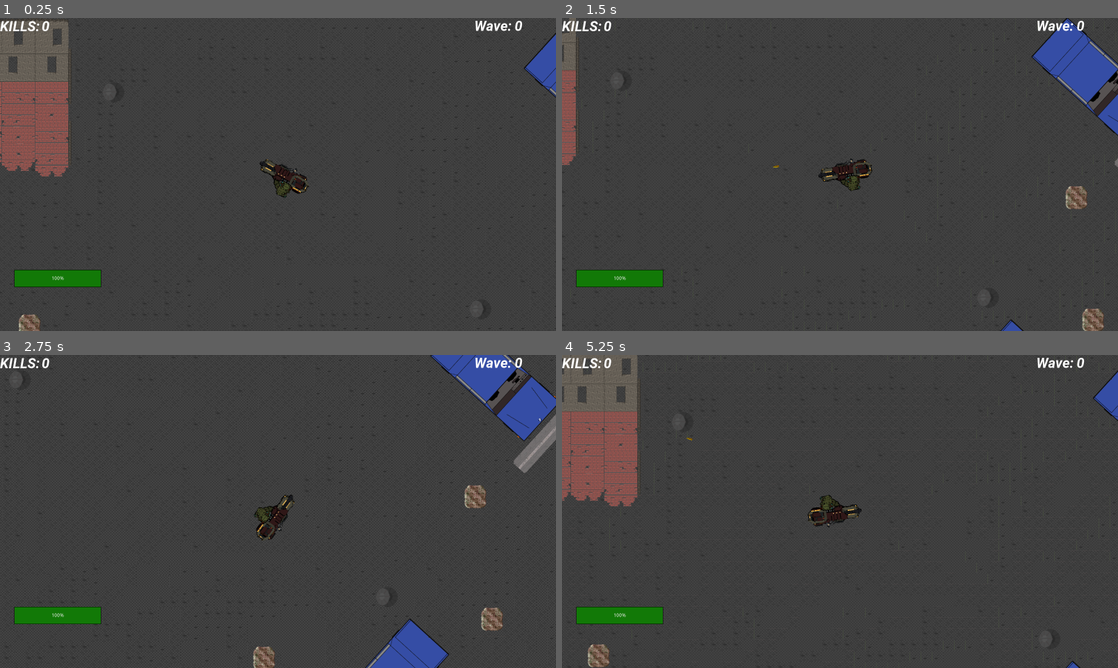
Above: before the commit, frames 1-4 (two rows, left to right).
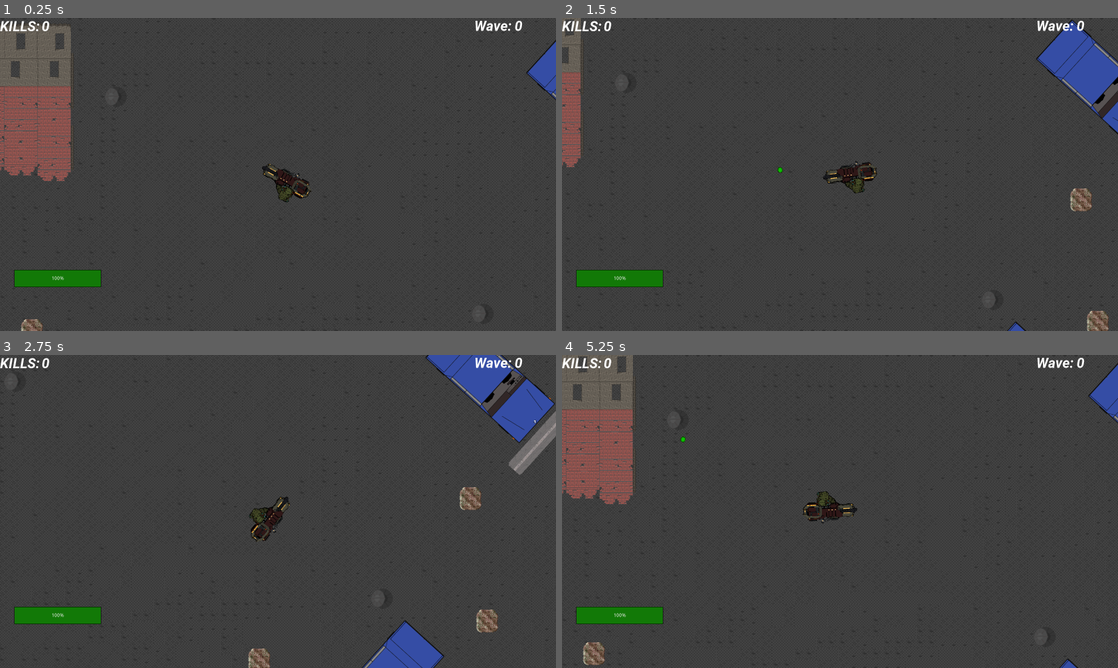
Above: after the commit, the same moments.

Repository: samuelmanolakas/Hellsing-Warewolf-Assault
Game: Godot game, scene res://NemoW/Test_map_sven.tscn
The game is run twice, just before and just after one commit, with the same random seed, the same clock (stepped at 60 frames per second) and the same inputs. This scene is started directly instead of the project's main scene. The engine's default icon, where the game draws it, is replaced by a stand-in: a white triangle on a blue panel in a dark square.
Inputs (mouse positions are in pixels of both pictures, inside the frame that each line leads up to):
- Up to frame 1 (0.25 s): no input
- Up to frame 2 (1.5 s): tap Enter at 0.5 s; move the mouse to (962, 158) at 0.52 s; press the mouse at (962, 158) at 0.53 s; hold D (right) 0.53-1.28 s; move the mouse to (728, 190) at 1.27 s; release the mouse at (728, 190) at 1.28 s; hold S (down) from 1.28 s (still down); click (728, 190) at 1.35 s
- Up to frame 3 (2.75 s): move the mouse to (333, 442) at 2.02 s; release S (down) at 2.03 s; press the mouse at (333, 442) at 2.03 s; hold D (right) from 2.03 s (still down)
- Up to frame 4 (5.25 s): move the mouse to (812, 574) at 2.77 s; release D (right) at 2.78 s; release the mouse at (812, 574) at 2.78 s; hold W (up) 2.78-3.53 s; click (812, 574) at 2.85 s; move the mouse to (1006, 558) at 3.52 s; press the mouse at (1006, 558) at 3.53 s; hold A (left) 3.53-5.03 s; move the mouse to (673, 464) at 4.27 s; release the mouse at (673, 464) at 4.28 s; click (673, 464) at 4.35 s; move the mouse to (867, 511) at 5.02 s; press the mouse at (867, 511) at 5.03 s; hold S (down) from 5.03 s (still down)

The runs differ from the first frame. In frame 1, 3.7% of the frame differs, in the area x 0-100%, y 0-100%; in frame 2, 2.9%; in frame 3, 3.5%; in frame 4, 3.6%.
Error in both runs: Attempt to call function 'get_simple_path' in base 'null instance' on a null instance. (res://Actors/Enemies/Enemy.gd:72)

Commit message:
Changed bullet sprites

Diff:
--- a/Actors/Players/Player.tscn
+++ b/Actors/Players/Player.tscn
@@ -57,7 +57,6 @@
 position = Vector2( -11.3884, -8.5364 )
 
 [node name="Camera2D" type="Camera2D" parent="."]
-position = Vector2( -12.437, -8.18604 )
 current = true
 
 [node name="GUI" parent="." instance=ExtResource( 5 )]
--- a/Global/Bullet/Bullet.tscn
+++ b/Global/Bullet/Bullet.tscn
@@ -1,10 +1,10 @@
 [gd_scene load_steps=4 format=2]
 
-[ext_resource path="res://NemoW/bullet.png" type="Texture" id=1]
+[ext_resource path="res://Graphic/image (5).png" type="Texture" id=1]
 [ext_resource path="res://Global/Bullet/Bullet.gd" type="Script" id=2]
 
 [sub_resource type="RectangleShape2D" id=1]
-extents = Vector2( 1.94088, 5.76812 )
+extents = Vector2( 5.93949, 5.17402 )
 
 [node name="Bullet" type="Area2D"]
 scale = Vector2( 1.3, 1.3 )
@@ -14,12 +14,14 @@
 script = ExtResource( 2 )
 
 [node name="CollisionShape2D" type="CollisionShape2D" parent="."]
+position = Vector2( 1.37193, 0 )
 rotation = 1.5708
 shape = SubResource( 1 )
 
 [node name="Sprite" type="Sprite" parent="."]
-modulate = Color( 1, 0.937255, 0, 1 )
-self_modulate = Color( 1, 0.937255, 0, 1 )
+modulate = Color( 0.294118, 0.870588, 0, 1 )
+self_modulate = Color( 0.168627, 0.886275, 0.0431373, 1 )
+position = Vector2( -6.44808, 0.274388 )
 rotation = 1.5708
 scale = Vector2( 0.09, 0.09 )
 texture = ExtResource( 1 )
--- a/Global/Bullet/Shotgun_bullet/ShotgunBullet.tscn
+++ b/Global/Bullet/Shotgun_bullet/ShotgunBullet.tscn
@@ -1,6 +1,6 @@
 [gd_scene load_steps=4 format=2]
 
-[ext_resource path="res://NemoW/bullet.png" type="Texture" id=1]
+[ext_resource path="res://Graphic/image (5).png" type="Texture" id=1]
 [ext_resource path="res://Global/Bullet/Shotgun_bullet/ShotgunBullet.gd" type="Script" id=2]
 
 [sub_resource type="RectangleShape2D" id=1]
@@ -18,8 +18,9 @@
 shape = SubResource( 1 )
 
 [node name="Sprite" type="Sprite" parent="."]
-modulate = Color( 1, 0.937255, 0, 1 )
-self_modulate = Color( 1, 0.937255, 0, 1 )
+modulate = Color( 1, 0.843137, 0, 1 )
+self_modulate = Color( 0.835294, 0.486275, 0.419608, 1 )
+position = Vector2( -7.99566, -0.242292 )
 rotation = 1.5708
 scale = Vector2( 0.09, 0.09 )
 texture = ExtResource( 1 )
Binary file added: Graphic/image (3).png
Binary file added: Graphic/image (5).png
Binary file added: Graphic/png-transparent-sprite-gamemaker-studio-animation-2d-computer-graphics-explosion-sprite-text-orange-2d-computer-graphics.png
Binary file added: Graphic/sprite-portal-clipart-space-portal-background-ornament-light-pattern-lighting-transparent-png-2653364.png
Not shown, added: Graphic/png-transparent-sprite-gamemaker-studio-animation-2d-computer-graphics-explosion-sprite-text-orange-2d-computer-graphics.png~
